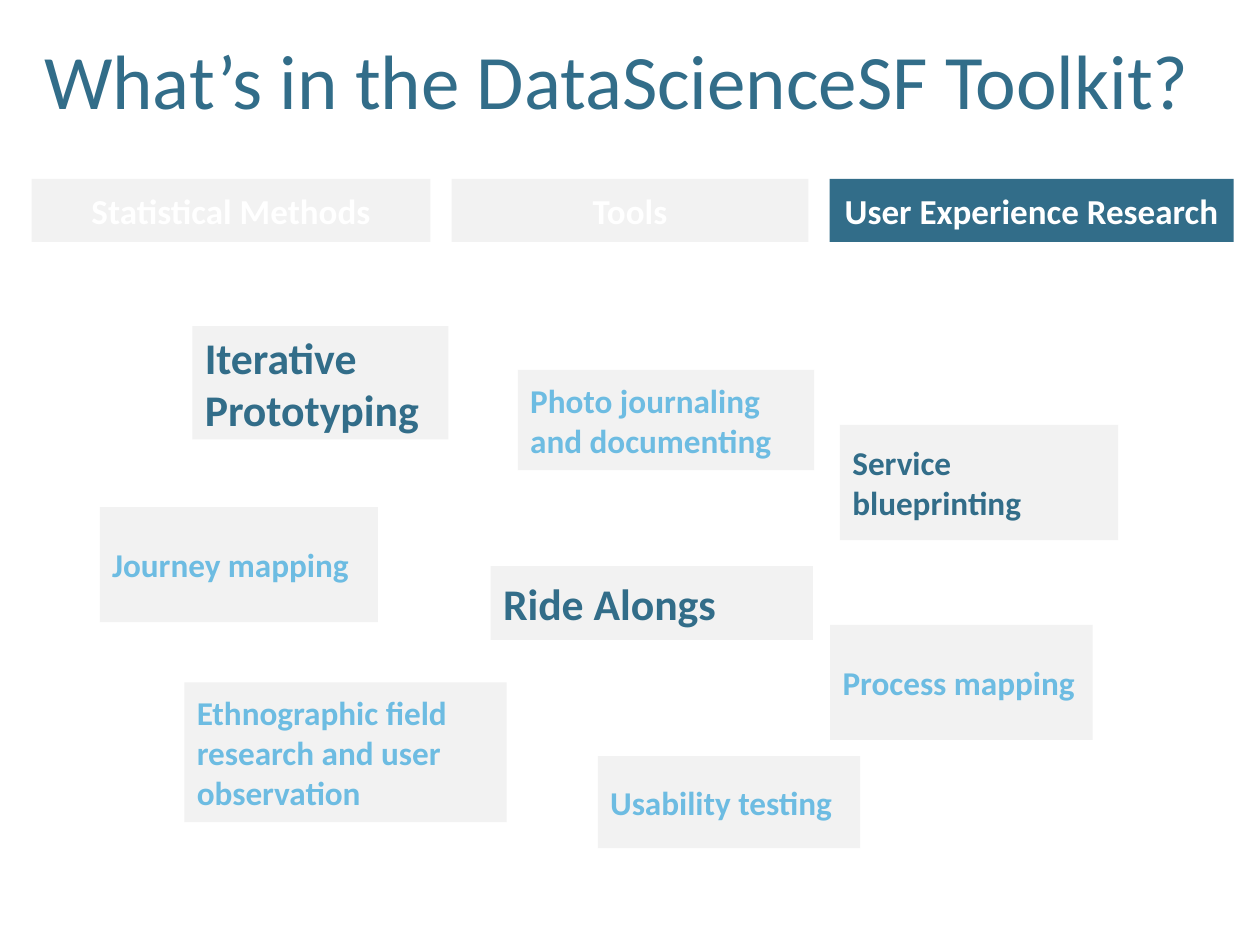
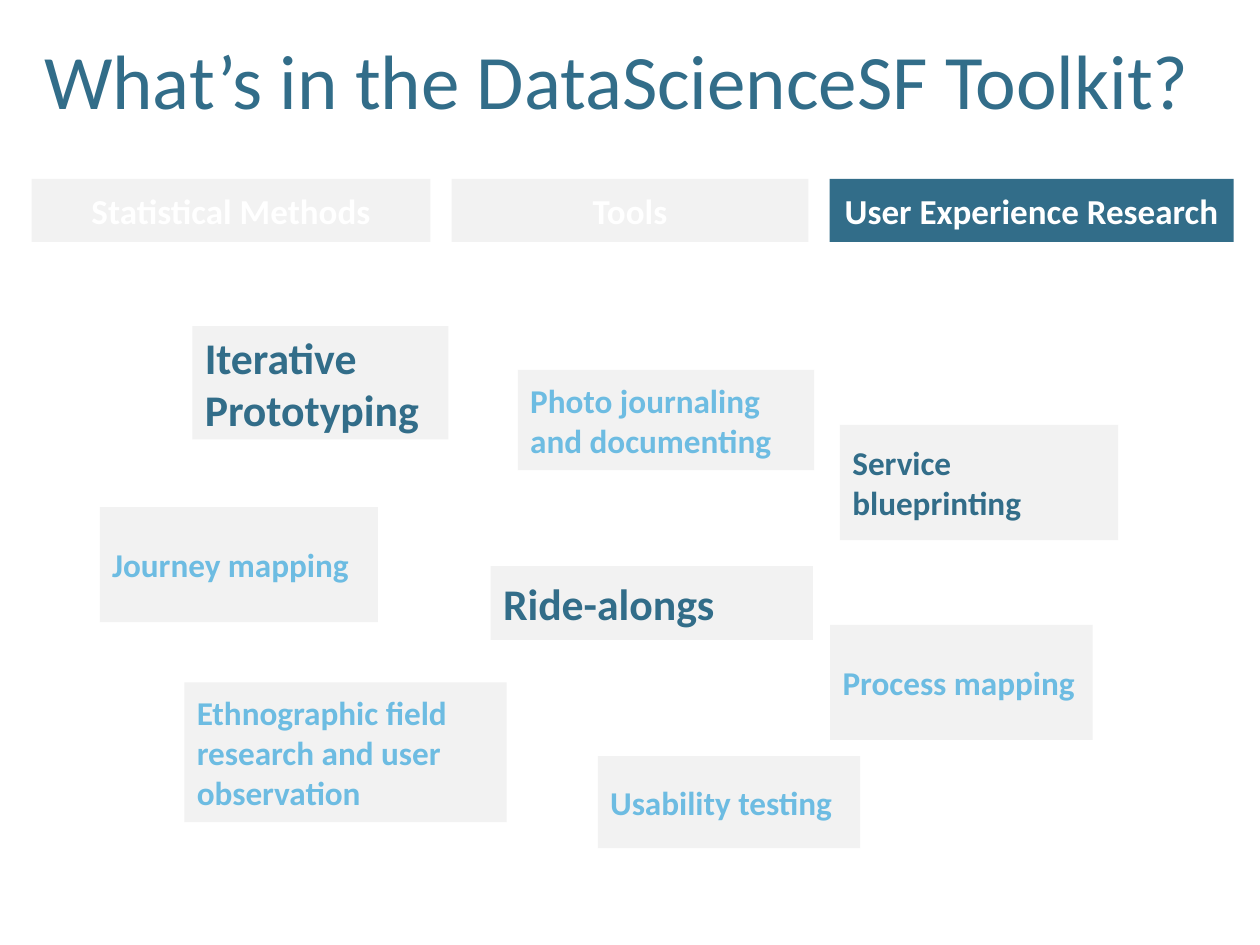
Before and after one commit to DataSF/datasf.github.io, a slide deck: slide 7 of science/DataScienceSF-Full-Web.pptx. Drawn at 1260x945 pixels with LibreOffice and Linux fonts; fonts in the diff are those of the drawing. Boxes give left, top, right and bottom in pixels: in the first picture for what was removed or moved away, otherwise in the second. Text is boxed around its words. In the diff, an @@ line names an element or a change of style, - is before the commit and + after.

```diff
--- a/science/DataScienceSF-Full-Web.pptx
+++ b/science/DataScienceSF-Full-Web.pptx
@@ text in rectangle at (x1=503, y1=589, x2=714, y2=628): text changed @@
-Ride Alongs
+Ride-alongs
```
Also in this commit, not shown: 1 slide added.
